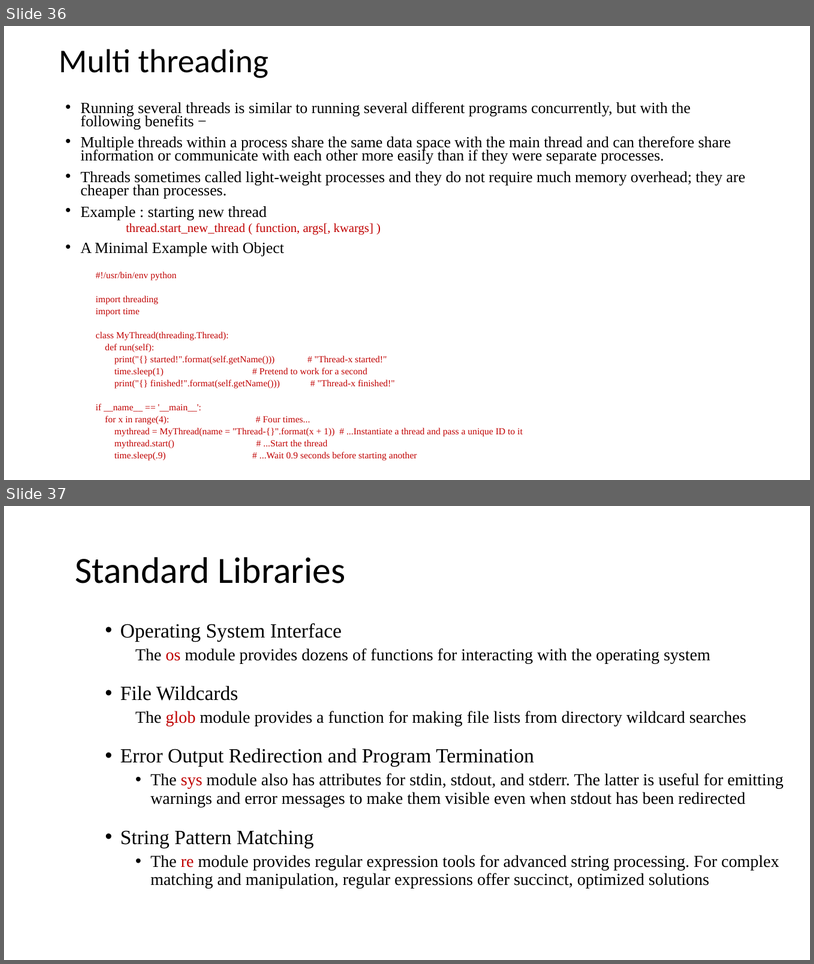
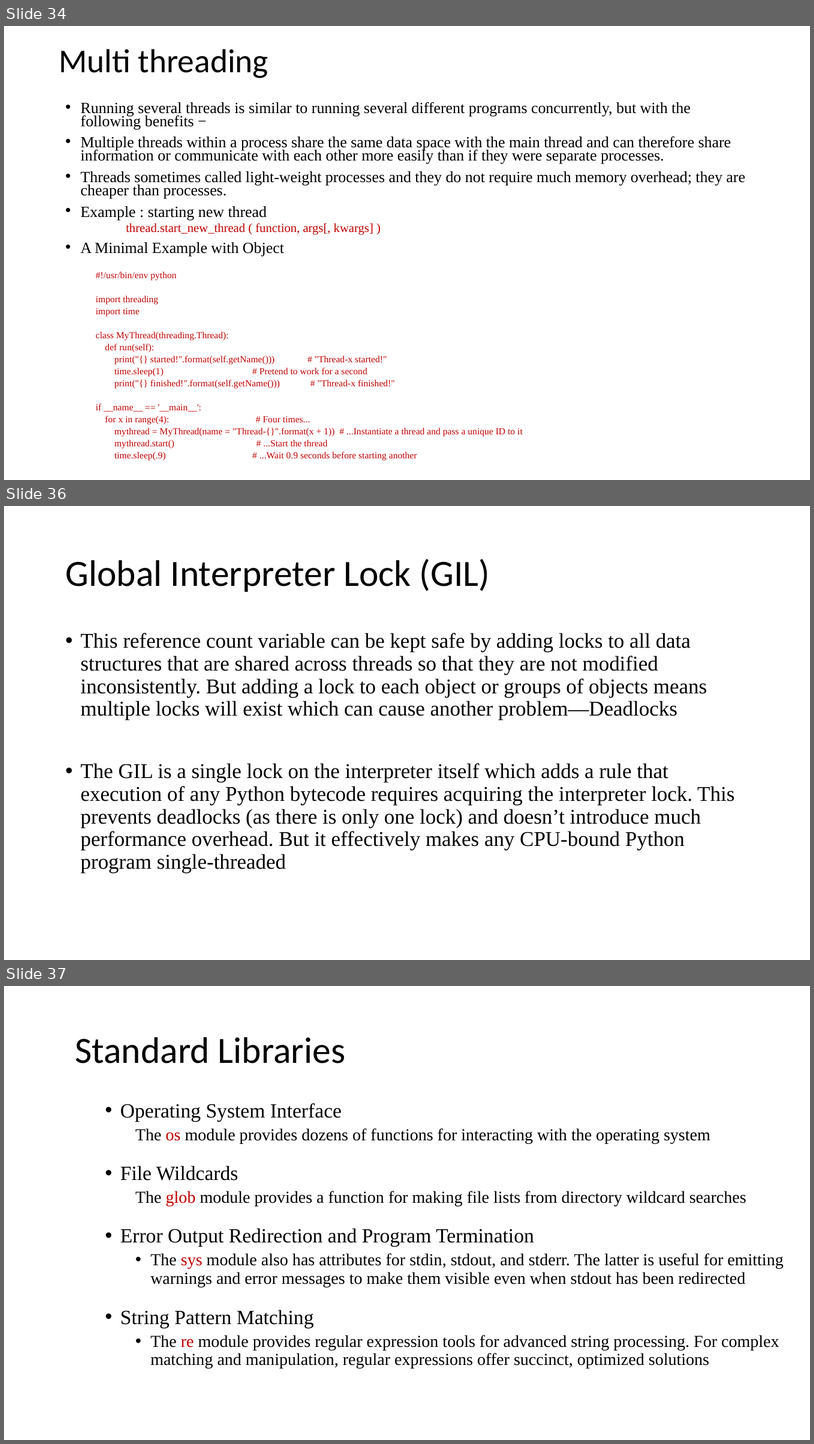
Before and after one commit to EmoryPython/Lab, a slide deck: lecture/Python Programing.pptx. Shown one above the other, each under a label of ours: slides 36 and 37 before the commit, slides 34, 36 and 37 after it; the slides between them are not shown. The pictures are 814x964 and 814x1444 pixels, drawn with LibreOffice and Linux fonts; fonts in the diff are those of the drawing. Boxes give left, top, right and bottom in pixels: in the first picture for what was removed or moved away, otherwise in the second. Text is boxed around its words. In the diff, an @@ line names an element or a change of style, - is before the commit and + after.

Commit message:
Updated with following content
regulerexpression
global interpriter lock
date and time
pip
python protocals
with i/o
error stacktrace

```diff
--- a/lecture/Python Programing.pptx
+++ b/lecture/Python Programing.pptx
@@ slide 36 added at (4, 506, 810, 960), background #FFFFFF @@
@@ title added at (65, 559, 491, 592), 44 pt, text #000000 @@
+Global Interpreter Lock (GIL)
@@ text added at (81, 633, 735, 873), 25 pt, text #000000 @@
+• This reference count variable can be kept safe by adding locks to all data structures that are shared across threads so that they are not modified inconsistently. But adding a lock to each object or groups of objects means multiple locks will exist which can cause another problem—Deadlocks
+• The GIL is a single lock on the interpreter itself which adds a rule that execution of any Python bytecode requires acquiring the interpreter lock. This prevents deadlocks (as there is only one lock) and doesn’t introduce much performance overhead. But it effectively makes any CPU-bound Python program single-threaded
@@ what was slide 36 is now slide 34 @@
```
Also in this commit, not shown: 5 slides changed, 7 other slides added.
